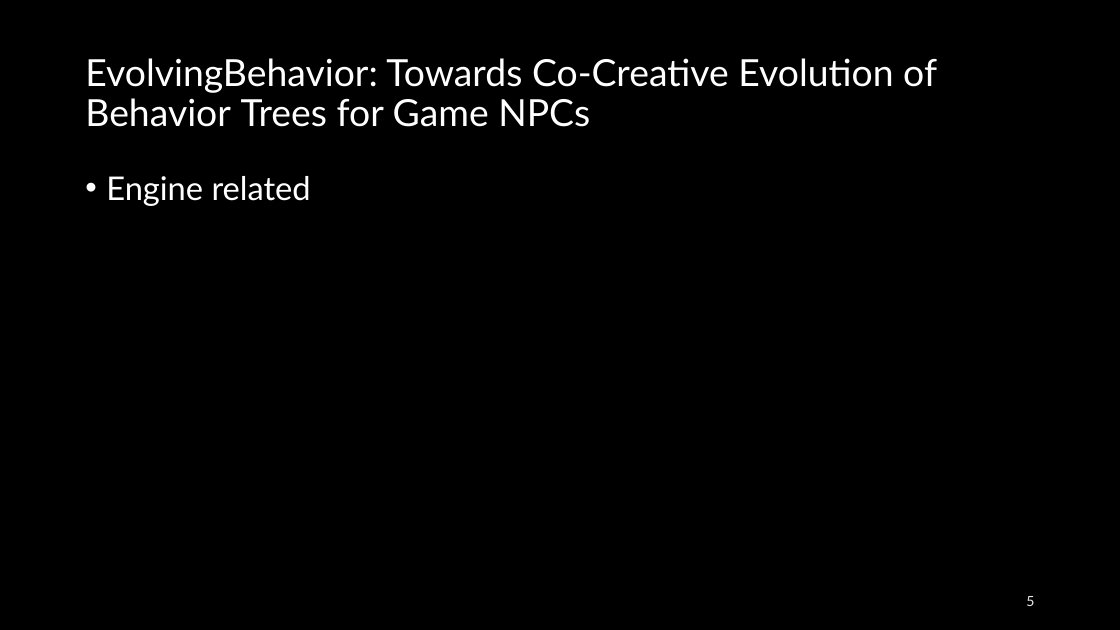
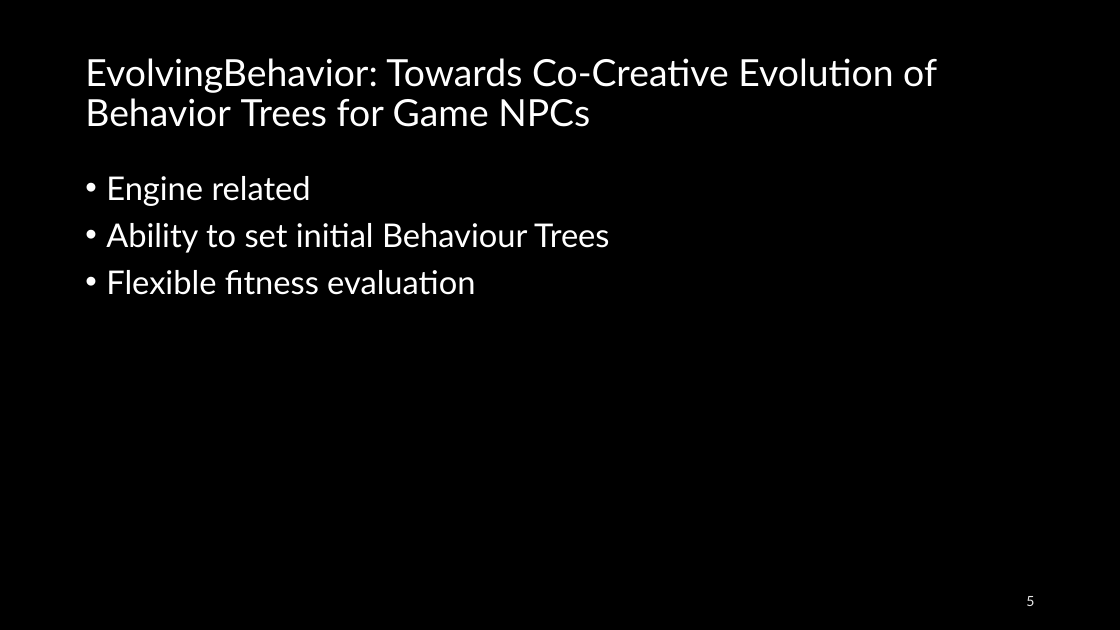
Before and after one commit to Raamxie/BGEN, a slide deck: slide 5 of Automatic generation of enemies in a survival computer.pptx. Drawn at 1120x630 pixels with LibreOffice and Linux fonts; fonts in the diff are those of the drawing. Boxes give left, top, right and bottom in pixels: in the first picture for what was removed or moved away, otherwise in the second. Text is boxed around its words. In the diff, an @@ line names an element or a change of style, - is before the commit and + after.

Commit message:
update pptx

```diff
--- a/Automatic generation of enemies in a survival computer.pptx
+++ b/Automatic generation of enemies in a survival computer.pptx
@@ text at box(106, 223, 609, 295): paragraphs added @@
+• Ability to set initial Behaviour Trees
+• Flexible fitness evaluation
```
